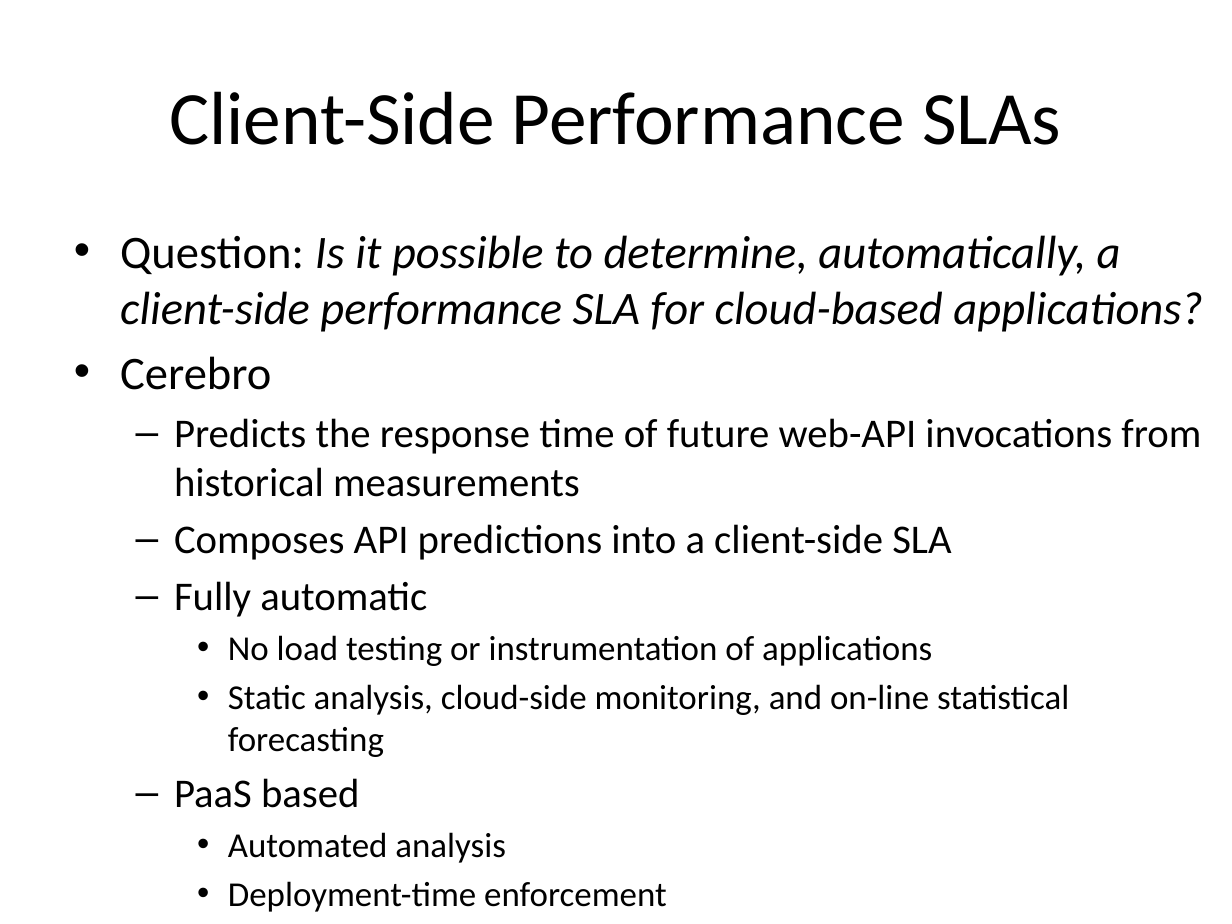
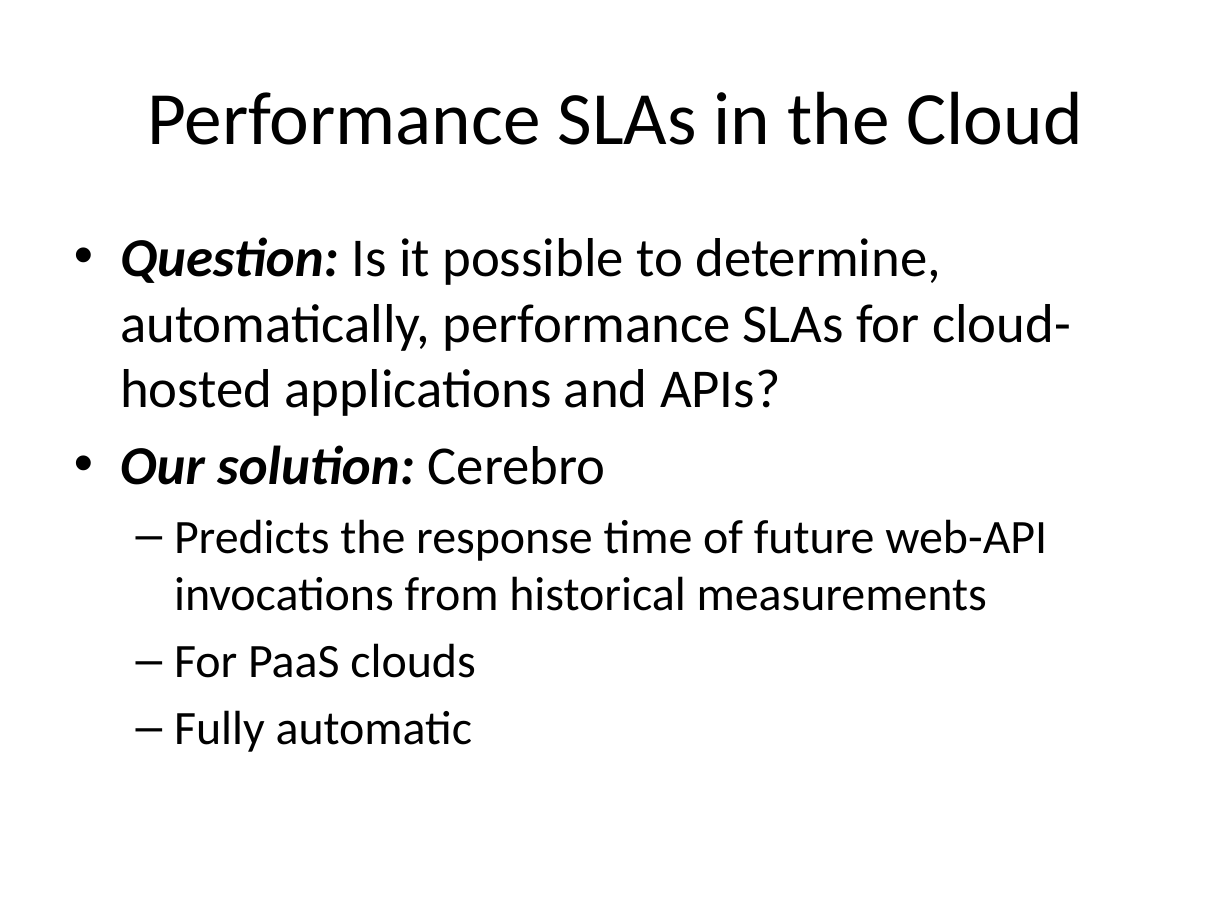
Before and after one commit to Dithn/eager-appscale, a slide deck: slide 6 of Eager/paper/socc15/cerebro_socc_presentation-v2.pptx. Drawn at 1232x924 pixels with LibreOffice and Linux fonts; fonts in the diff are those of the drawing. Boxes give left, top, right and bottom in pixels: in the first picture for what was removed or moved away, otherwise in the second. Text is boxed around its words. In the diff, an @@ line names an element or a change of style, - is before the commit and + after.

```diff
--- a/Eager/paper/socc15/cerebro_socc_presentation-v2.pptx
+++ b/Eager/paper/socc15/cerebro_socc_presentation-v2.pptx
@@ title at (148,91,1083,145): text changed @@
-Client-Side Performance SLAs
+Performance SLAs in the Cloud
@@ text at (120,237,1071,485): text changed; size 27.2 to 32 pt; italic off @@
-• Question: Is it possible to determine, automatically, a client-side performance SLA for cloud-based applications?
-• Cerebro
+• Question: Is it possible to determine, automatically, performance SLAs for cloud-hosted applications and APIs?
+• Our solution: Cerebro
@@ text at (174,519,1047,752): size 23.8 to 28 pt in "Predicts the response time of future web-API ...", "Fully automatic" @@
@@ text at (174,643,475,678): text changed; size 23.8 to 28 pt @@
-  – Composes API predictions into a client-side SLA
+  – For PaaS clouds
@@ text at (174,635,1069,808): paragraphs removed @@
-    • No load testing or instrumentation of applications
-    • Static analysis, cloud-side monitoring, and on-line statistical forecasting
-  – PaaS based
-    • Automated analysis
-    • Deployment-time enforcement
```
Also in this commit, not shown: 8 other slides changed, 2 other files.
